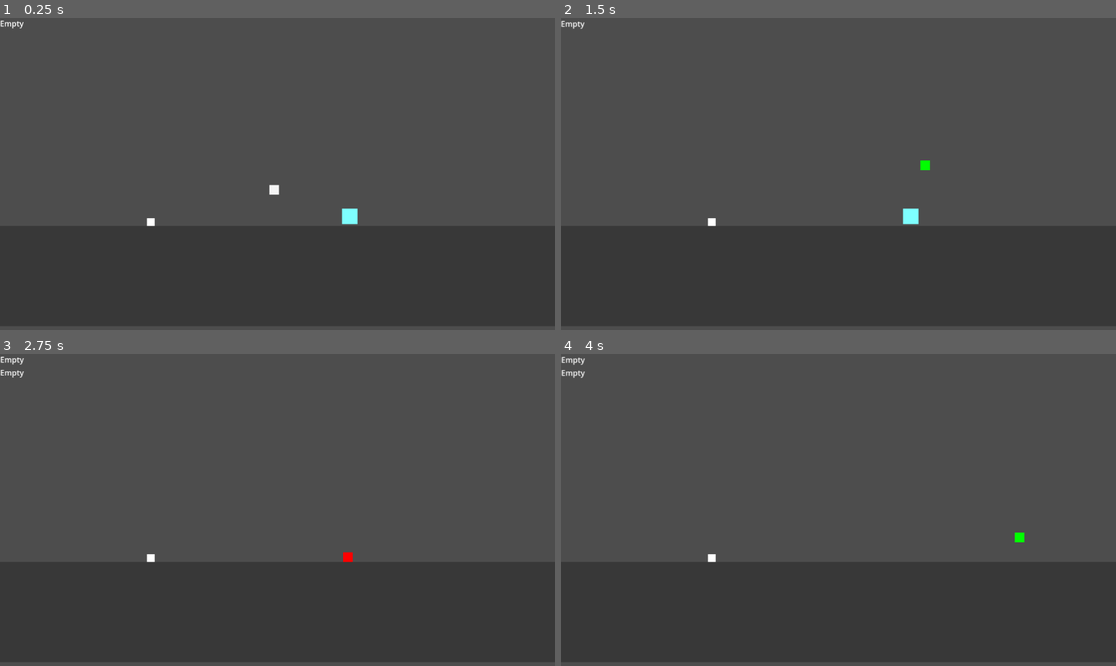
Above: before the commit, frames 1-4 (two rows, left to right).
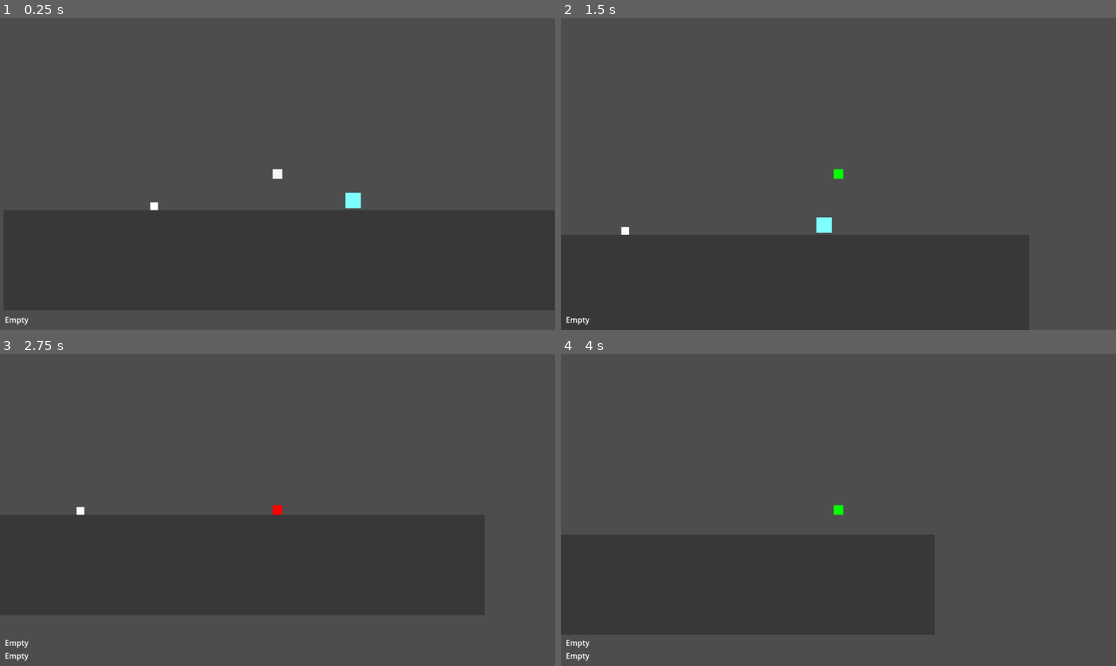
Above: after the commit, the same moments.

Repository: IllinaBurlace/Spell-Puzzle-Platformer
Game: Godot game, scene res://Scenes/test_map.tscn
Two runs of this game, one before a commit and one after it. Both use one fixed random seed, a clock stepped at 60 frames per second and the inputs below.
Inputs (mouse positions are in pixels of both pictures, inside the frame that each line leads up to):
- Up to frame 1 (0.25 s): no input
- Up to frame 2 (1.5 s): move the mouse to (960, 158) at 0.52 s; hold D (right) from 0.53 s (still down); tap E (cast) at 0.6 s; click (960, 158) at 0.67 s; tap Space (jump) at 0.77 s; tap F (spell) at 0.8, 1.35 s; move the mouse to (727, 189) at 1.27 s
- Up to frame 3 (2.75 s): tap Space (jump) at 1.52 s; tap E (cast) at 1.55, 2.1 s; move the mouse to (333, 441) at 2.02 s; release D (right) at 2.03 s; hold A (left) from 2.03 s (still down); tap F (spell) at 2.3 s
- Up to frame 4 (4 s): move the mouse to (810, 572) at 2.77 s; release A (left) at 2.78 s; hold D (right) from 2.78 s (still down); tap F (spell) at 2.85, 3.8 s; click (810, 572) at 2.92 s; tap Space (jump) at 3.02, 3.77 s; tap E (cast) at 3.05, 3.6 s; move the mouse to (1005, 556) at 3.52 s

The runs differ from the first frame. In frame 1, 0.6% of the frame differs, in the area x 0-66%, y 0-99%; in frame 2, 0.6%; in frame 3, 0.4%; in frame 4, 0.4%.

Commit message:
Added UI to display current queue

Diff:
--- a/Scenes/cylinder.tscn
+++ b/Scenes/cylinder.tscn
@@ -1,33 +1,46 @@
 [gd_scene load_steps=2 format=3 uid="uid://db3v77bu7lukx"]
 
-[ext_resource type="Script" uid="uid://b6uiv1bnrvxl7" path="res://Scripts/Player/cylinder.gd" id="1_787um"]
+[ext_resource type="Script" uid="uid://cki60fb40qkxd" path="res://Scripts/Player/cylinder.gd" id="1_787um"]
 
 [node name="Cylinder" type="Control"]
 layout_mode = 3
-anchors_preset = 0
+anchors_preset = 15
+anchor_right = 1.0
+anchor_bottom = 1.0
+grow_horizontal = 2
+grow_vertical = 2
 size_flags_horizontal = 3
 size_flags_vertical = 3
 script = ExtResource("1_787um")
 
-[node name="Slots" type="VBoxContainer" parent="."]
+[node name="MarginContainer" type="MarginContainer" parent="."]
 layout_mode = 1
-offset_right = 50.0
-offset_bottom = 158.0
+anchors_preset = 15
+anchor_right = 1.0
+anchor_bottom = 1.0
+grow_horizontal = 2
+grow_vertical = 2
+theme_override_constants/margin_left = 10
+theme_override_constants/margin_bottom = 10
 
-[node name="Slot1" type="Label" parent="Slots"]
+[node name="VBoxContainer" type="VBoxContainer" parent="MarginContainer"]
+layout_mode = 2
+alignment = 2
+
+[node name="Slot1" type="Label" parent="MarginContainer/VBoxContainer"]
 layout_mode = 2
 
-[node name="Slot2" type="Label" parent="Slots"]
+[node name="Slot2" type="Label" parent="MarginContainer/VBoxContainer"]
 layout_mode = 2
 
-[node name="Slot3" type="Label" parent="Slots"]
+[node name="Slot3" type="Label" parent="MarginContainer/VBoxContainer"]
 layout_mode = 2
 
-[node name="Slot4" type="Label" parent="Slots"]
+[node name="Slot4" type="Label" parent="MarginContainer/VBoxContainer"]
 layout_mode = 2
 
-[node name="Slot5" type="Label" parent="Slots"]
+[node name="Slot5" type="Label" parent="MarginContainer/VBoxContainer"]
 layout_mode = 2
 
-[node name="Slot6" type="Label" parent="Slots"]
+[node name="Slot6" type="Label" parent="MarginContainer/VBoxContainer"]
 layout_mode = 2
--- a/Scenes/player.tscn
+++ b/Scenes/player.tscn
@@ -33,13 +33,13 @@
 [node name="Cast" type="Node" parent="States"]
 script = ExtResource("5_8erm5")
 
-[node name="Cylinder" parent="." instance=ExtResource("7_3smsa")]
-offset_left = 0.0
-offset_top = 0.0
-offset_right = 0.0
-offset_bottom = 0.0
+[node name="Camera2D" type="Camera2D" parent="."]
 
-[node name="Spellcast" parent="." instance=ExtResource("6_x3wgy")]
+[node name="CanvasLayer" type="CanvasLayer" parent="Camera2D"]
+
+[node name="Cylinder" parent="Camera2D/CanvasLayer" instance=ExtResource("7_3smsa")]
+
+[node name="Spellcast" parent="Camera2D/CanvasLayer" instance=ExtResource("6_x3wgy")]
 visible = false
 size_flags_horizontal = 1
 size_flags_vertical = 1
--- a/Scripts/Player/States/cast.gd
+++ b/Scripts/Player/States/cast.gd
@@ -6,7 +6,7 @@
 
 func _ready() -> void:
 	super()
-	spell = player.get_node("Spellcast")
+	spell = player.get_node("Camera2D/CanvasLayer/Spellcast")
 
 func enter() -> void:
 	player.sprite.modulate = Color8(0, 0, 255)
--- a/Scripts/Player/cylinder.gd
+++ b/Scripts/Player/cylinder.gd
@@ -7,14 +7,12 @@
 var queue_length: int = 1
 
 func _process(delta: float) -> void:
-	global_position = Vector2.ZERO
-
 	for i in queue_length:
-		var label: Label = get_node("Slots/Slot" + String.num_int64(i + 1))
+		var label: Label = get_node("MarginContainer/VBoxContainer/Slot" + String.num_int64(6 - i))
 		label.text = "Empty"
 
 	for i in current_queue.size():
-		var label: Label = get_node("Slots/Slot" + String.num_int64(i + 1))
+		var label: Label = get_node("MarginContainer/VBoxContainer/Slot" + String.num_int64(6 - i))
 		label.text = current_queue[i]
 
 func cast() -> void:
--- a/Scripts/Player/player.gd
+++ b/Scripts/Player/player.gd
@@ -10,7 +10,7 @@
 @onready
 var sprite: Polygon2D = $Polygon2D
 @onready
-var cylinder: Cylinder = $Cylinder
+var cylinder: Cylinder = $Camera2D/CanvasLayer/Cylinder
 
 var able_to_cast: bool = false
 
--- a/Scripts/Player/spellcast.gd
+++ b/Scripts/Player/spellcast.gd
@@ -4,7 +4,7 @@
 @export
 var epsilon: float = 30.0
 @onready
-var player: Player = get_parent()
+var player: Player = get_parent().get_parent().get_parent()
 @onready
 var line: Line2D = $Glyph
 
@@ -12,8 +12,6 @@
 var spells: Array = preload("res://Scripts/spells.json").data
 
 func _process(delta: float) -> void:
-	global_position = Vector2.ZERO
-
 	if visible:
 		if Input.is_mouse_button_pressed(MOUSE_BUTTON_LEFT):
 			line.add_point(get_viewport().get_mouse_position())
Not shown: 1 places in Scenes/player.tscn that only renumber resources
